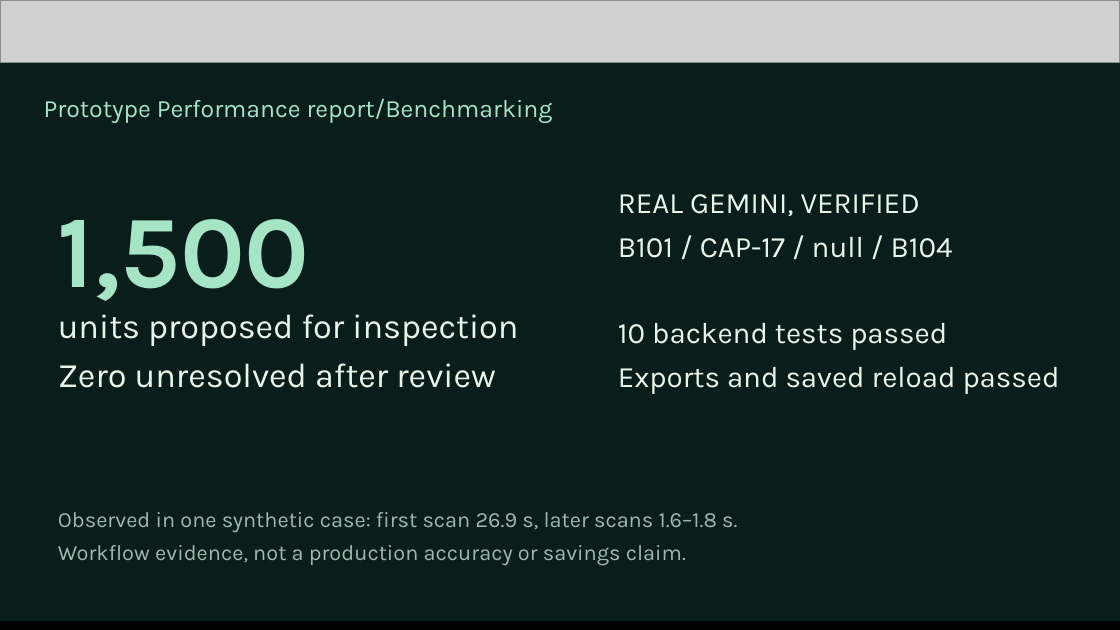
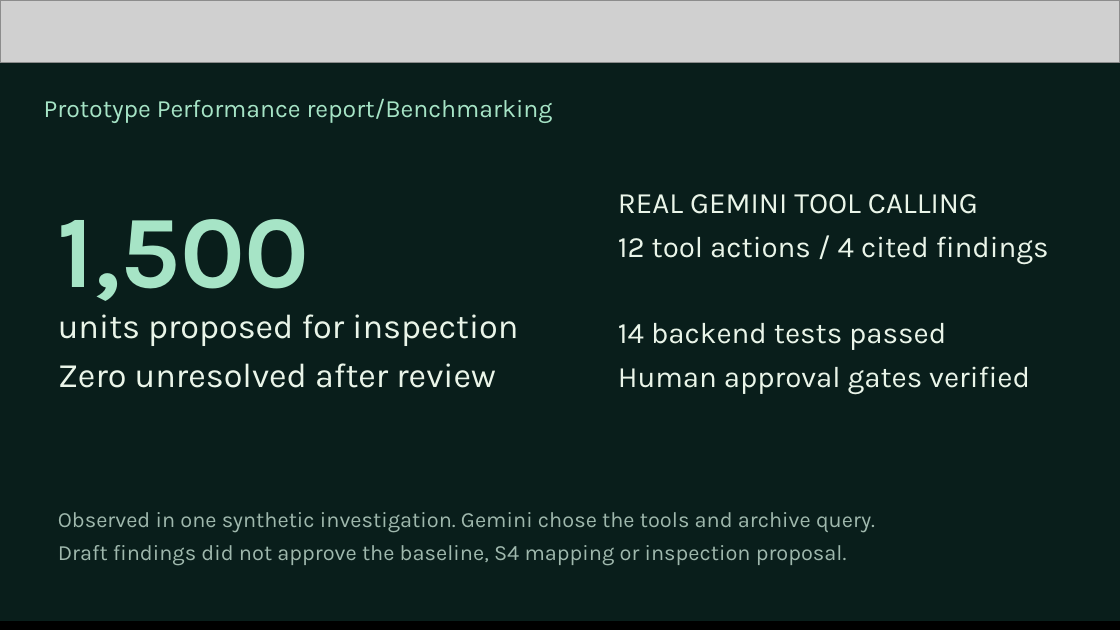
Before and after one commit to mk-tdev/BatchLens, a slide deck: slide 11 of docs/submission/BatchLens-Pitch-Review.pptx. Drawn at 1120x630 pixels with LibreOffice and Linux fonts; fonts in the diff are those of the drawing; grey boxes stand for pictures. Boxes give left, top, right and bottom in pixels: in the first picture for what was removed or moved away, otherwise in the second. Text is boxed around its words. In the diff, an @@ line names an element or a change of style, - is before the commit and + after.

Commit message:
Update pitch and document verified live Gemini investigation

```diff
--- a/docs/submission/BatchLens-Pitch-Review.pptx
+++ b/docs/submission/BatchLens-Pitch-Review.pptx
@@ text at <box>618,194,1049,394</box>: text changed @@
-REAL GEMINI, VERIFIED
-B101 / CAP-17 / null / B104
-10 backend tests passed
-Exports and saved reload passed
+REAL GEMINI TOOL CALLING
+12 tool actions / 4 cited findings
+14 backend tests passed
+Human approval gates verified
@@ text at <box>58,512,875,566</box>: text changed @@
-Observed in one synthetic case: first scan 26.9 s, later scans 1.6–1.8 s.
-Workflow evidence, not a production accuracy or savings claim.
+Observed in one synthetic investigation. Gemini chose the tools and archive query.
+Draft findings did not approve the baseline, S4 mapping or inspection proposal.
```
Also in this commit, not shown: 8 other slides changed, 1 slide added, 1 slide removed, 3 other files.
